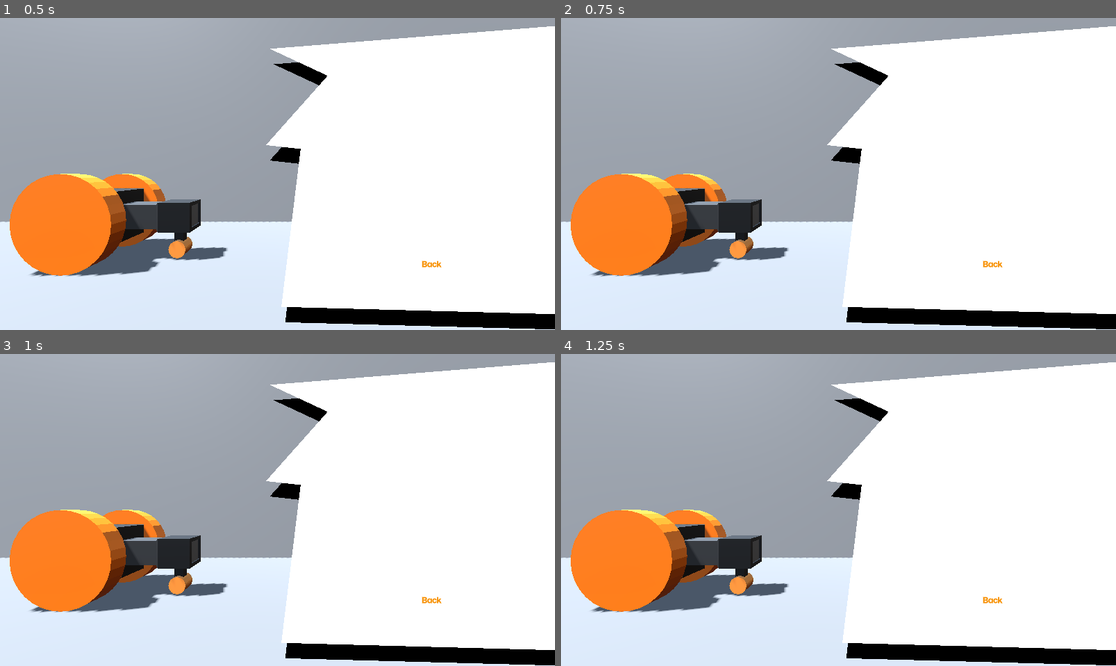
Above: before the commit, frames 1-4 (two rows, left to right).
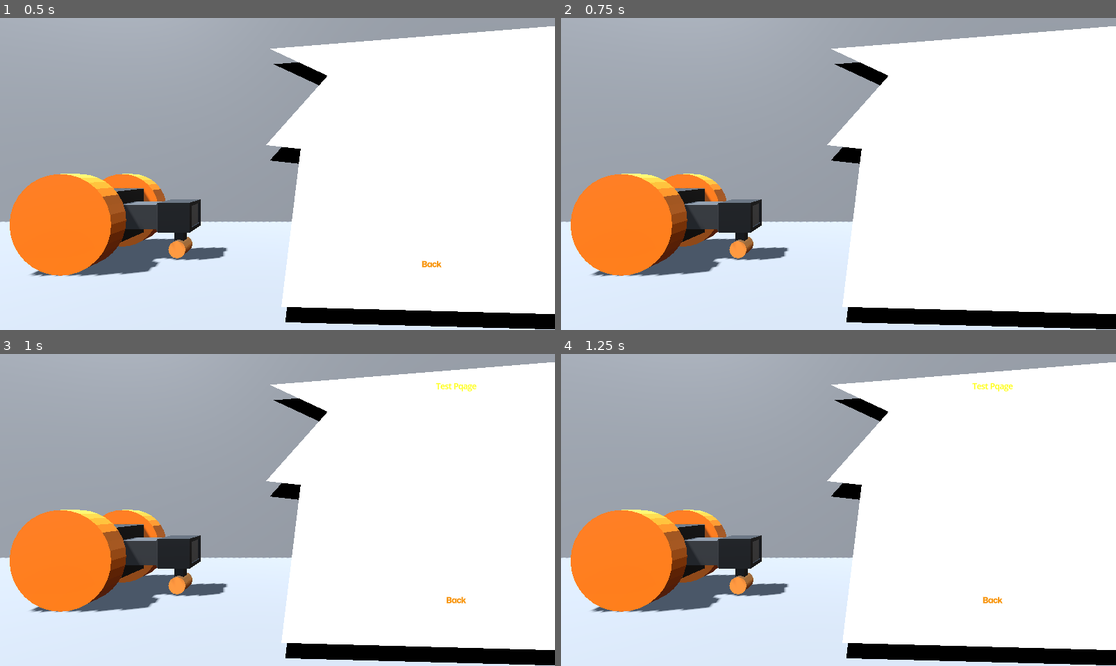
Above: after the commit, the same moments.

Repository: Username4D/Frameclash
Game: Godot game, scene res://scenes/main_menu.tscn
Two runs of this game, one before a commit and one after it. Both use one fixed random seed, a clock stepped at 60 frames per second and the inputs below. This scene is started directly instead of the project's main scene.
Inputs:
- Up to frame 1 (0.5 s): no input
- Up to frame 2 (0.75 s): click "Back" at 0.5 s
- Up to frame 3 (1 s): no input
- Up to frame 4 (1.25 s): no input

Frame 1 is identical in both runs. In frame 2, less than 0.1% of the frame differs, in the area x 75-80%, y 77-80%; in frame 3, 0.2%, in the area x 75-86%, y 9-80%; in frame 4, less than 0.1%.

Commit message:
added page switching transitions and system, added demo settings page

Diff:
--- a/scenes/main_menu_ui.tscn
+++ b/scenes/main_menu_ui.tscn
@@ -1,8 +1,13 @@
-[gd_scene load_steps=2 format=3 uid="uid://m75qqhuatd0u"]
+[gd_scene load_steps=4 format=3 uid="uid://m75qqhuatd0u"]
 
 [ext_resource type="PackedScene" uid="uid://dvb3jtscckqy8" path="res://scenes/page.tscn" id="1_rayio"]
+[ext_resource type="Script" uid="uid://jpu1inrwag42" path="res://scripts/main_menu_ui.gd" id="1_rpghy"]
+[ext_resource type="PackedScene" uid="uid://c0gpidssdvkp4" path="res://scenes/settings.tscn" id="3_towyk"]
 
-[node name="main_menu_ui" type="Node2D"]
+[node name="main_menu_ui" type="Node2D" node_paths=PackedStringArray("open_page", "last_page")]
+script = ExtResource("1_rpghy")
+open_page = NodePath("pages/home")
+last_page = NodePath("pages/settings")
 
 [node name="Polygon2D2" type="Polygon2D" parent="."]
 position = Vector2(-48, 24)
@@ -13,6 +18,16 @@
 position = Vector2(-56, -8)
 polygon = PackedVector2Array(1216, 24, 616, 72, 736, 128, 608, 272, 680, 280, 640, 608, 1240, 624)
 
-[node name="page" parent="." instance=ExtResource("1_rayio")]
+[node name="pages" type="Node2D" parent="."]
+
+[node name="home" parent="pages" instance=ExtResource("1_rayio")]
 offset_left = 640.0
 offset_right = 640.0
+
+[node name="settings" parent="pages" instance=ExtResource("3_towyk")]
+offset_left = 1152.0
+offset_right = 1152.0
+
+[node name="Timer" type="Timer" parent="."]
+wait_time = 0.25
+one_shot = true
--- a/scenes/page.tscn
+++ b/scenes/page.tscn
@@ -44,3 +44,5 @@
 theme_override_styles/focus = SubResource("StyleBoxEmpty_5g3ik")
 text = "Back"
 script = ExtResource("2_6ni5k")
+
+[connection signal="pressed" from="back" to="back" method="_on_pressed"]
--- /dev/null
+++ b/scenes/settings.tscn
@@ -0,0 +1,17 @@
+[gd_scene load_steps=3 format=3 uid="uid://c0gpidssdvkp4"]
+
+[ext_resource type="PackedScene" uid="uid://dvb3jtscckqy8" path="res://scenes/page.tscn" id="1_5p8wc"]
+
+[sub_resource type="LabelSettings" id="LabelSettings_r6d6q"]
+font_color = Color(1, 1, 0, 1)
+
+[node name="settings" instance=ExtResource("1_5p8wc")]
+
+[node name="Label" type="Label" parent="." index="1"]
+layout_mode = 0
+offset_right = 512.0
+offset_bottom = 136.0
+text = "Test Pqage"
+label_settings = SubResource("LabelSettings_r6d6q")
+horizontal_alignment = 1
+vertical_alignment = 1
--- /dev/null
+++ b/scripts/main_menu_ui.gd
@@ -0,0 +1,21 @@
+extends Node2D
+
+@export var open_page: Node
+@export var last_page: Node
+
+func _change_page(target):
+	last_page = open_page
+	$Timer.start()
+	while $Timer.time_left != 0:
+		await get_tree().process_frame
+		open_page.position.x = 640 + 512 * (1 - $Timer.time_left * 4)
+	open_page.position.x = 640 + 512
+	open_page = $pages.get_node(target)
+	$Timer.start()
+	while $Timer.time_left != 0:
+		await get_tree().process_frame
+		open_page.position.x = 640 + 512 * $Timer.time_left
+	open_page.position.x = 640
+
+func back():
+	_change_page(String(last_page.name))
--- a/scripts/page.gd
+++ b/scripts/page.gd
@@ -1 +1,6 @@
 extends Button
+
+
+
+func _on_pressed() -> void:
+	self.get_parent().get_parent().get_parent().back()
Not shown, added: scripts/main_menu_ui.gd.uid
